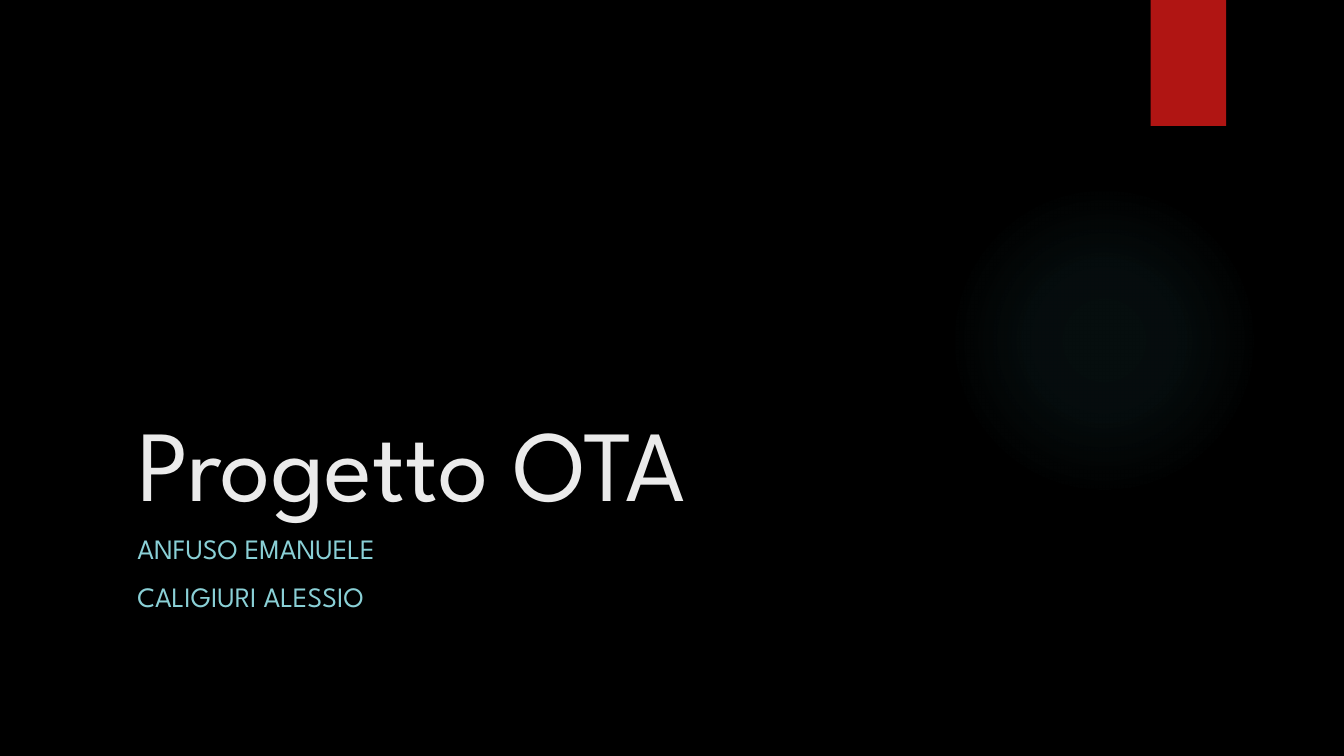
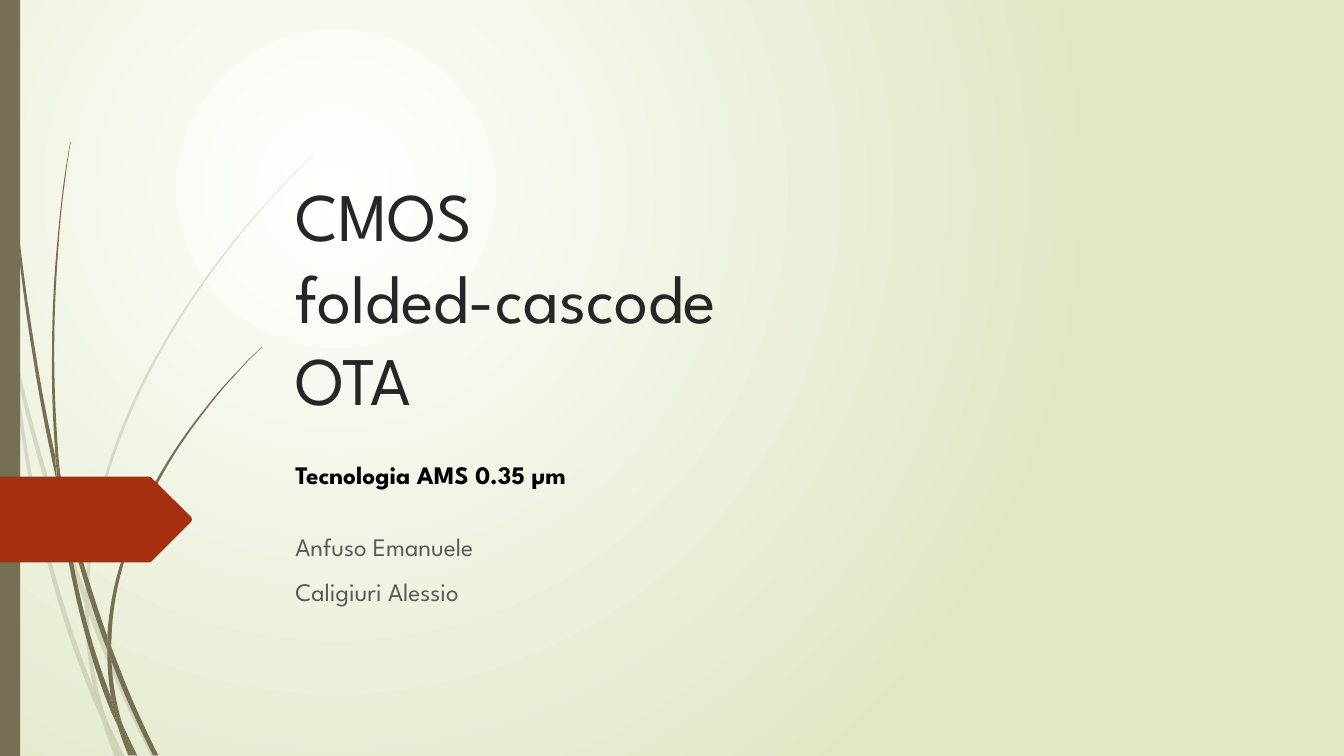
Before and after one commit to emaAnfu/iBacchi, a slide deck: slide 1 of Microelectronics Mod. B - Valle/RelazioneProgettoOTA_AnfusoCaligiuri.pptx. Drawn at 1344x756 pixels with LibreOffice and Linux fonts; fonts in the diff are those of the drawing; background and template pictures are left out. Boxes give left, top, right and bottom in pixels: in the first picture for what was removed or moved away, otherwise in the second. Text is boxed around its words. In the diff, an @@ line names an element or a change of style, - is before the commit and + after.

```diff
--- a/Microelectronics Mod. B - Valle/RelazioneProgettoOTA_AnfusoCaligiuri.pptx
+++ b/Microelectronics Mod. B - Valle/RelazioneProgettoOTA_AnfusoCaligiuri.pptx
@@ background picture (left out) to gradient #FFFFFF to #DFE8C4 @@
@@ rectangle added at [0, 0, 20, 756], fill #766F54 @@
@@ rectangle removed at [1150, 0, 1226, 126] @@
@@ title at [295, 195, 715, 406]: text changed; size 72 to 48.6 pt; text colour #EBEBEB to #262626 @@
-Progetto OTA
+CMOS
+folded-cascode
+OTA
@@ ellipse removed at [949, 185, 1259, 495] @@
@@ freeform shape added at [0, 477, 193, 563], fill #A53010 @@
@@ text added at [295, 466, 566, 490], 18 pt, text #000000, bold @@
+Tecnologia AMS 0.35 µm
@@ subtitle at [295, 538, 473, 607]: text changed; size 20 to 18 pt; text colour #8AD0D6 to #595959 @@
-ANFUSO EMANUELE
-CALIGIURI ALESSIO
+Anfuso Emanuele
+Caligiuri Alessio
@@ group added at [0, 154, 315, 756]: 10 freeform shapes @@
@@ group added at [3, 0, 262, 756]: 12 freeform shapes @@
```
Also in this commit, not shown: 6 slides added.
